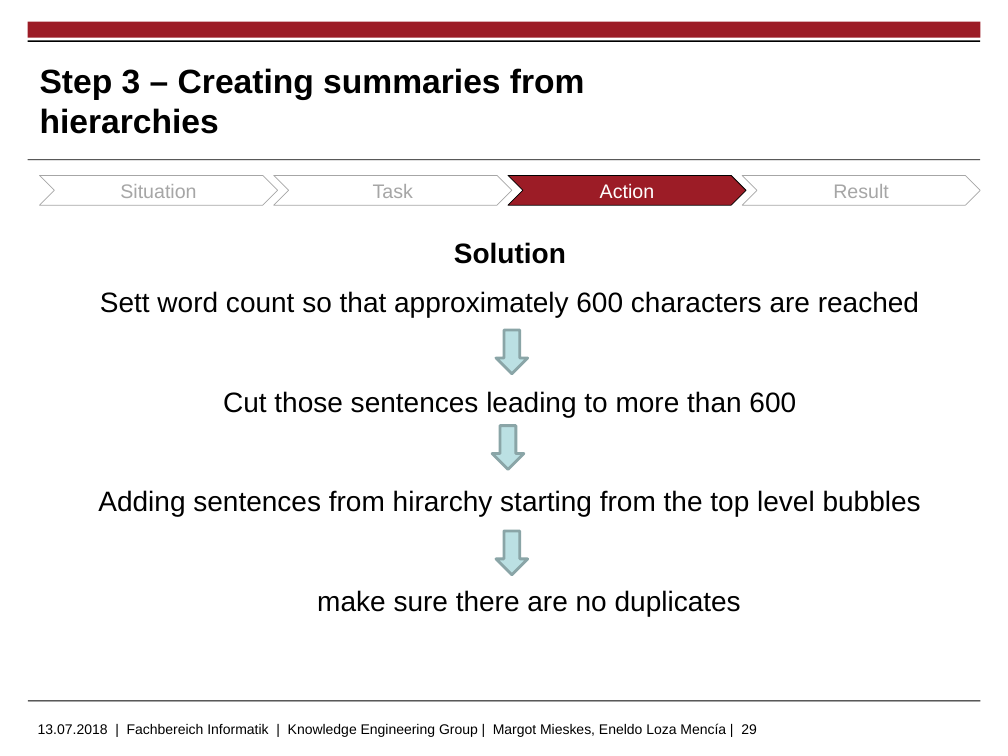
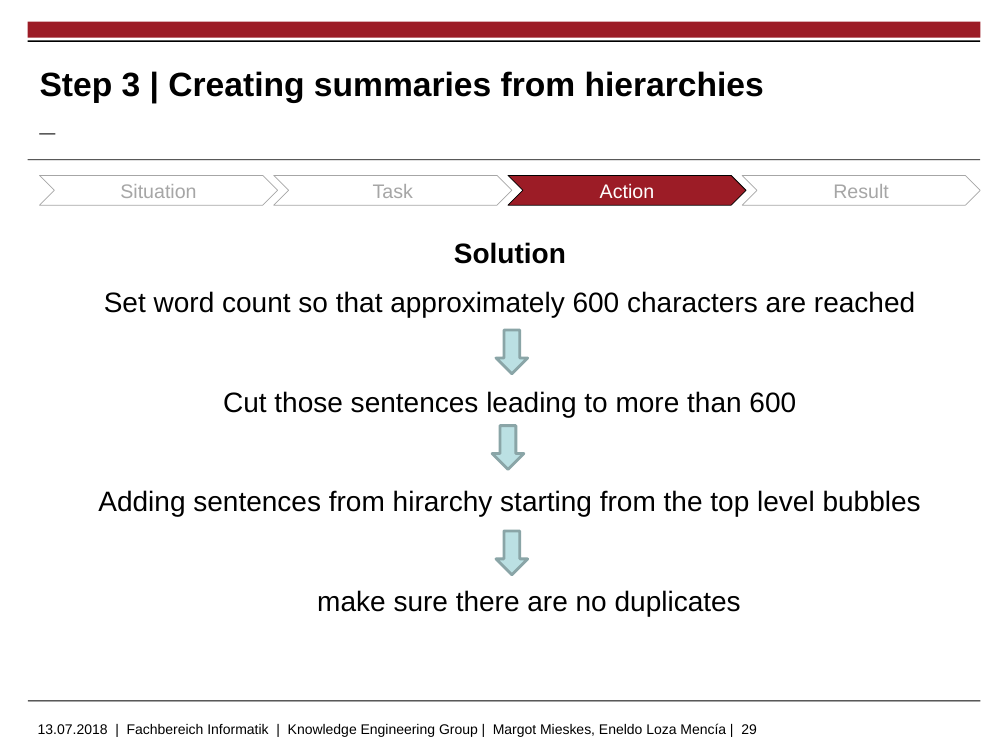
Before and after one commit to markushoehn/Auto_TextSum, a slide deck: slide 29 of presentation/20180713 Gruppe 5 - final.pptx. Drawn at 1008x756 pixels with LibreOffice and Linux fonts; fonts in the diff are those of the drawing; background and template pictures are left out. Boxes give left, top, right and bottom in pixels: in the first picture for what was removed or moved away, otherwise in the second. Text is boxed around its words. In the diff, an @@ line names an element or a change of style, - is before the commit and + after.

```diff
--- a/presentation/20180713 Gruppe 5 - final.pptx
+++ b/presentation/20180713 Gruppe 5 - final.pptx
@@ title at (x1=40, y1=71, x2=764, y2=103): text changed @@
-Step 3 – Creating summaries from hierarchies
+Step 3 | Creating summaries from hierarchies
+_
@@ text at (x1=104, y1=291, x2=915, y2=318): text changed @@
-  Sett word count so that approximately 600 characters are reached
+  Set word count so that approximately 600 characters are reached
```
Also in this commit, not shown: 25 other slides changed, 3 slides added, 15 other files.
